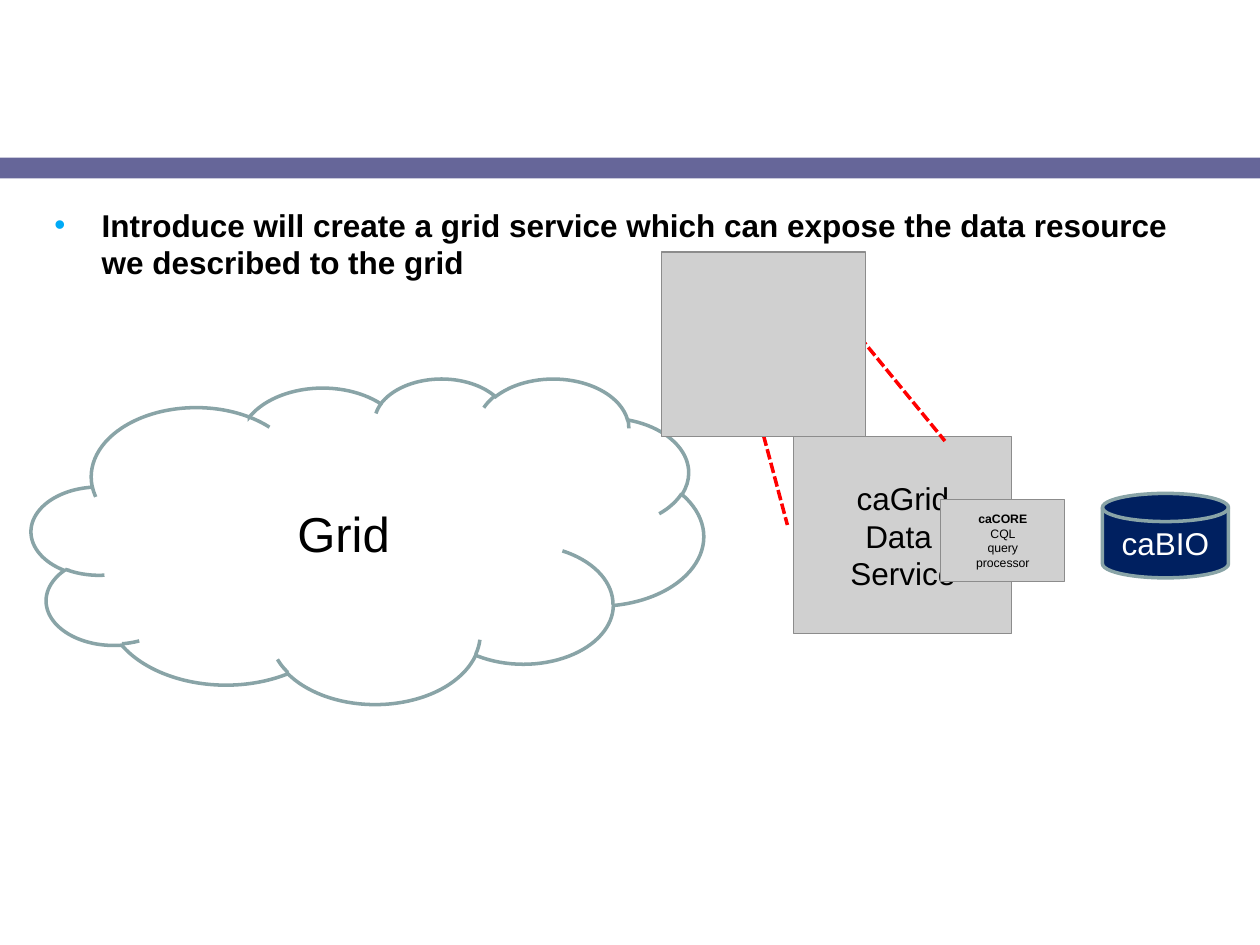
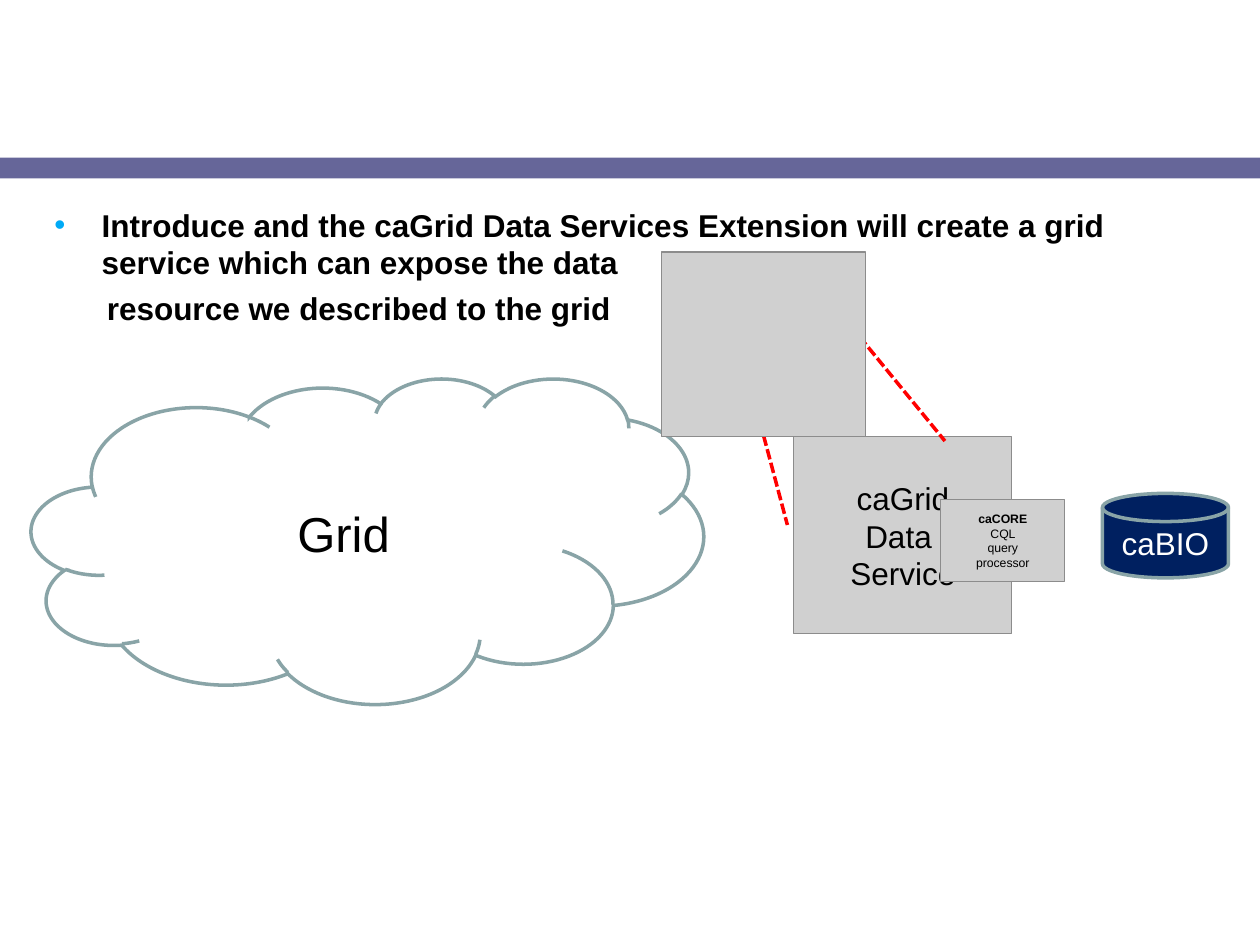
Before and after one commit to NCIP/cagrid-docs, a slide deck: slide 26 of presentations/2008_AnnualMeeting/breakouts/caGrid_Introduce.ppt (slide 18 before the commit). Drawn at 1260x945 pixels with LibreOffice and Linux fonts; fonts in the diff are those of the drawing; grey boxes stand for pictures; background and template pictures are left out. Boxes give left, top, right and bottom in pixels: in the first picture for what was removed or moved away, otherwise in the second. Text is boxed around its words. In the diff, an @@ line names an element or a change of style, - is before the commit and + after.

```diff
--- a/presentations/2008_AnnualMeeting/breakouts/caGrid_Introduce.ppt
+++ b/presentations/2008_AnnualMeeting/breakouts/caGrid_Introduce.ppt
@@ text at (x1=102, y1=214, x2=1103, y2=326): text changed @@
-• Introduce will create a grid service which can expose the data resource we described to the grid
+• Introduce and the caGrid Data Services Extension will create a grid service which can expose the data
+resource we described to the grid
```
Also in this commit, not shown: 11 other slides changed, 6 slides added.
